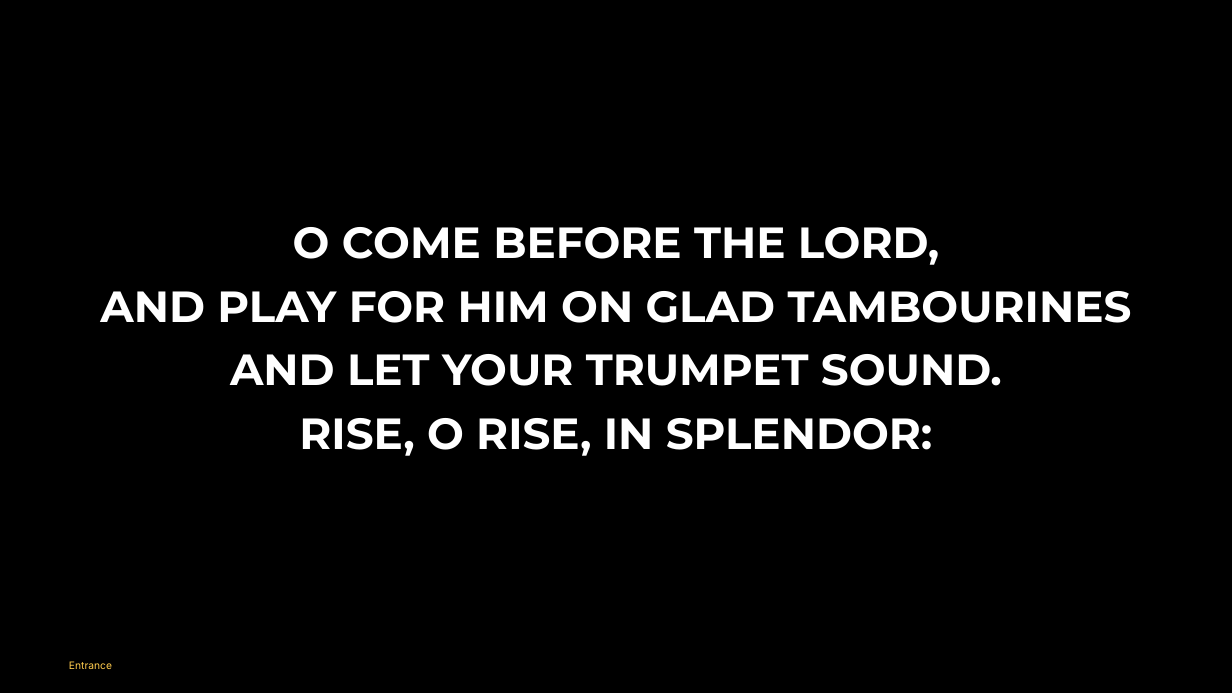
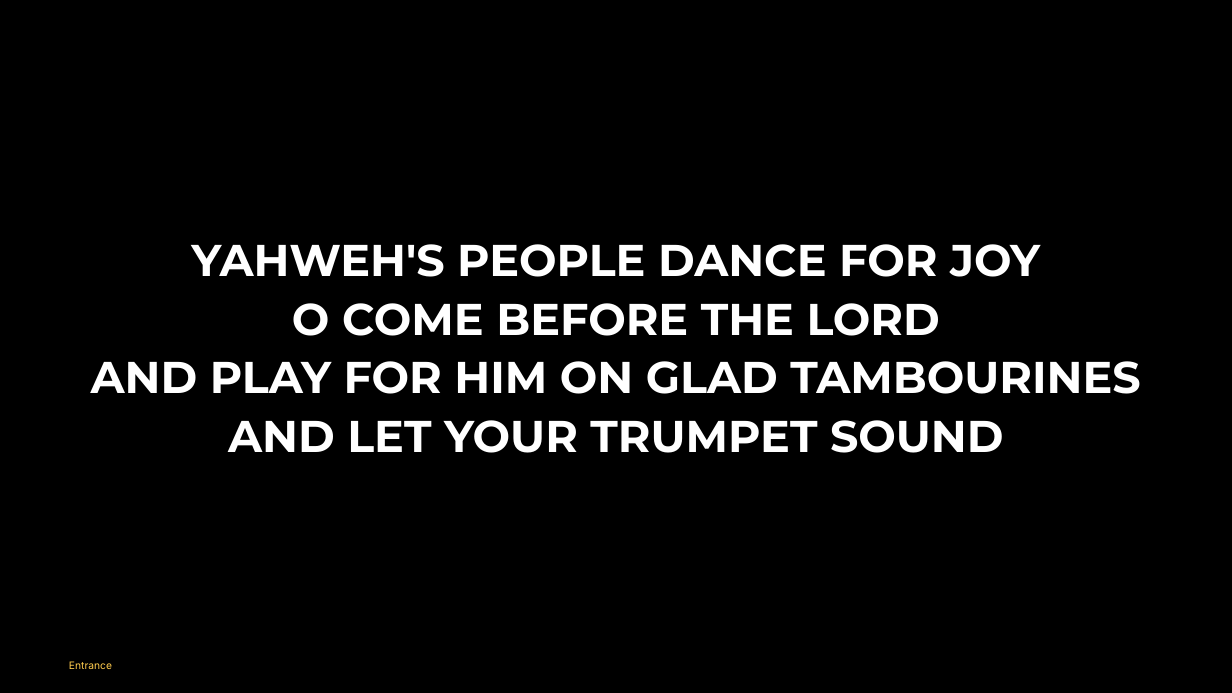
Before and after one commit to divinogabriel9/verbum, a slide deck: slide 5 of outputs/GFCC31May2026_OrdinaryTime.pptx. Drawn at 1232x693 pixels with LibreOffice and Linux fonts; fonts in the diff are those of the drawing. Boxes give left, top, right and bottom in pixels: in the first picture for what was removed or moved away, otherwise in the second. Text is boxed around its words. In the diff, an @@ line names an element or a change of style, - is before the commit and + after.

```diff
--- a/outputs/GFCC31May2026_OrdinaryTime.pptx
+++ b/outputs/GFCC31May2026_OrdinaryTime.pptx
@@ text "YAHWEH'S PEOPLE DANCE FOR JOY" moved from (x1=100, y1=227, x2=1132, y2=456) to (x1=91, y1=244, x2=1140, y2=453) @@
@@ text at (x1=191, y1=244, x2=1040, y2=336): text changed; size 51 to 52 pt @@
-O COME BEFORE THE LORD,
+YAHWEH'S PEOPLE DANCE FOR JOY
+O COME BEFORE THE LORD
@@ text at (x1=91, y1=361, x2=1140, y2=394): size 51 to 52 pt in "AND PLAY FOR HIM ON GLAD TAMBOURINES"; line spacing 1.05 to 1; less space between paragraphs @@
@@ text at (x1=228, y1=420, x2=1004, y2=453): text changed; size 51 to 52 pt @@
-AND LET YOUR TRUMPET SOUND.
-RISE, O RISE, IN SPLENDOR:
+AND LET YOUR TRUMPET SOUND
```
Also in this commit, not shown: 27 other slides changed, 19 slides added, 5 slides removed, 21 other files.
